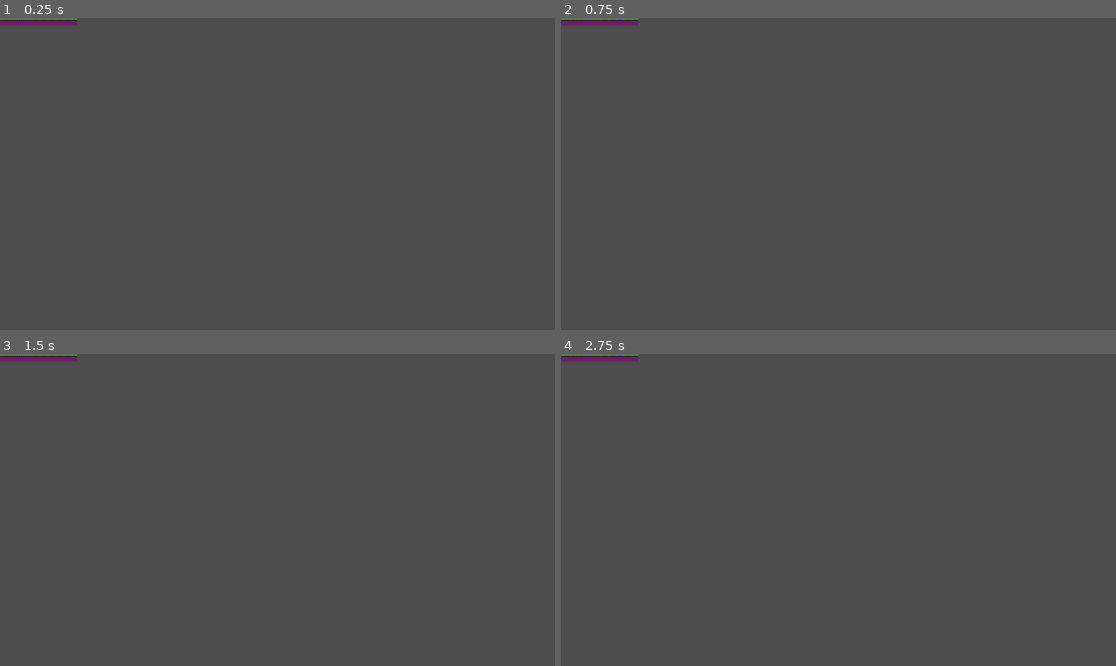
Above: before the commit, frames 1-4 (two rows, left to right).
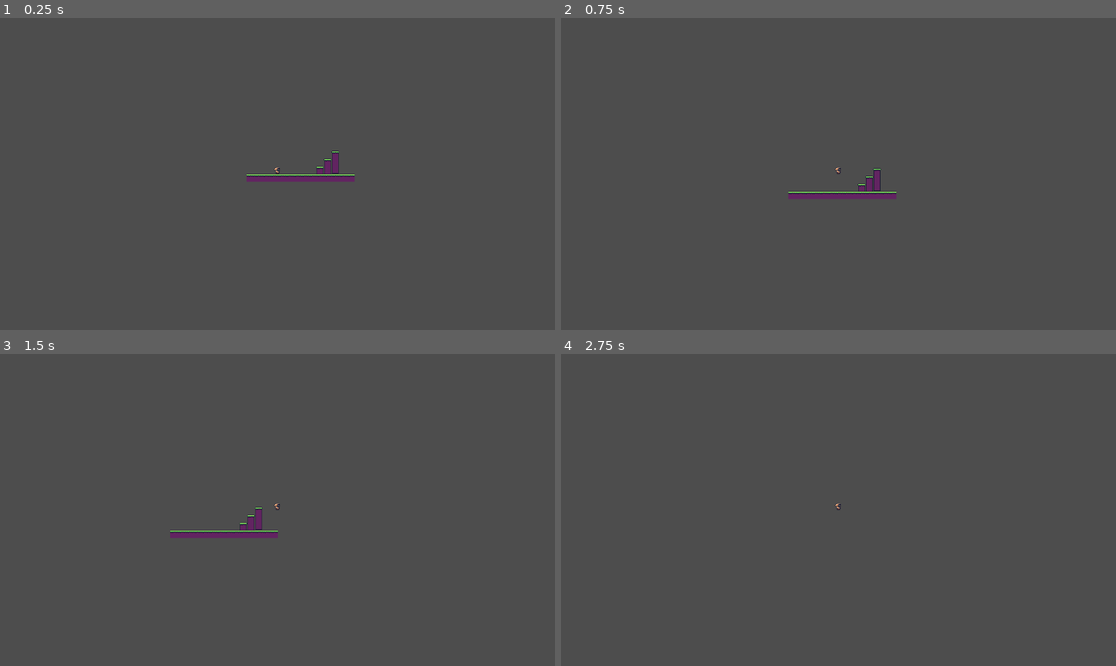
Above: after the commit, the same moments.

Repository: Yasser-ElF/TP_1
Game: Godot game, scene res://Assests/scenes/areas/areas_1.tscn
Same seed, same stepped clock (60 frames per second), same inputs: the game is played once before the commit and once after it. Before the commit the project has no main scene; this scene is started directly in both runs.
Inputs:
- Up to frame 1 (0.25 s): no input
- Up to frame 2 (0.75 s): tap Enter (ui_accept) at 0.5, 0.6 s; hold Right (ui_right) from 0.53 s (still down)
- Up to frame 3 (1.5 s): keep holding Right (ui_right); tap Enter (ui_accept) at 0.77, 1.07, 1.35 s
- Up to frame 4 (2.75 s): tap Enter (ui_accept) at 1.52, 1.82, 2.1 s; release Right (ui_right) at 2.03 s; hold Left (ui_left) from 2.03 s (still down)

The runs differ from the first frame. In frame 1, 1.0% of the frame differs, in the area x 0-64%, y 0-53%; in frame 2, 1.0%; in frame 3, 1.0%; in frame 4, 0.3%.

Commit message:
animation

Diff:
--- a/platformer_tp1/Assests/scenes/areas/areas_1.tscn
+++ b/platformer_tp1/Assests/scenes/areas/areas_1.tscn
@@ -1,6 +1,7 @@
-[gd_scene load_steps=4 format=4 uid="uid://bw7ub8k7lmyd7"]
+[gd_scene load_steps=5 format=4 uid="uid://bw7ub8k7lmyd7"]
 
 [ext_resource type="Texture2D" uid="uid://xykblysn5a2l" path="res://Assests/sprites/tiles_1.png" id="1_da7ka"]
+[ext_resource type="PackedScene" uid="uid://bbsurxxwbgpcq" path="res://Assests/scenes/character_body_2d.tscn" id="2_s7uhu"]
 
 [sub_resource type="TileSetAtlasSource" id="TileSetAtlasSource_0yndd"]
 texture = ExtResource("1_da7ka")
@@ -75,3 +76,5 @@
 use_parent_material = true
 tile_map_data = PackedByteArray("AAD8/wAAAAABAAAAAAD9/wAAAAABAAAAAAD+/wAAAAABAAAAAAD//wAAAAABAAAAAAAAAAAAAAABAAAAAAABAA …(240 unchanged characters)…
 tile_set = SubResource("TileSet_fv805")
+
+[node name="jouer" parent="." instance=ExtResource("2_s7uhu")]
--- a/platformer_tp1/Assests/scenes/character_body_2d.tscn
+++ b/platformer_tp1/Assests/scenes/character_body_2d.tscn
@@ -1,10 +1,14 @@
-[gd_scene load_steps=3 format=3 uid="uid://bbsurxxwbgpcq"]
+[gd_scene load_steps=4 format=3 uid="uid://bbsurxxwbgpcq"]
 
+[ext_resource type="Script" uid="uid://gwjgw1ntm6lu" path="res://Assests/script/joueure_controller.gd" id="1_0pcpn"]
 [ext_resource type="Texture2D" uid="uid://iw8183tanyi5" path="res://Assests/sprites/player.png" id="1_i3roa"]
 
 [sub_resource type="CapsuleShape2D" id="CapsuleShape2D_0pcpn"]
+radius = 4.0
+height = 14.0
 
-[node name="CharacterBody2D" type="CharacterBody2D"]
+[node name="jouer" type="CharacterBody2D"]
+script = ExtResource("1_0pcpn")
 
 [node name="Camera2D" type="Camera2D" parent="."]
 
@@ -14,9 +18,11 @@
 root_node = NodePath("../..")
 
 [node name="Sprite2D" type="Sprite2D" parent="perso"]
+position = Vector2(0, -8)
 texture = ExtResource("1_i3roa")
 region_enabled = true
 region_rect = Rect2(0, 0, 16, 16)
 
 [node name="CollisionShape2D" type="CollisionShape2D" parent="."]
+position = Vector2(0, -7)
 shape = SubResource("CapsuleShape2D_0pcpn")
--- /dev/null
+++ b/platformer_tp1/Assests/script/joueure_controller.gd
@@ -0,0 +1,25 @@
+extends CharacterBody2D
+
+
+const SPEED = 200.0
+const JUMP_VELOCITY = -260.0
+
+
+func _physics_process(delta: float) -> void:
+	# Add the gravity.
+	if not is_on_floor():
+		velocity += get_gravity() * delta
+
+	# Handle jump.
+	if Input.is_action_just_pressed("ui_accept") and is_on_floor():
+		velocity.y = JUMP_VELOCITY
+
+	# Get the input direction and handle the movement/deceleration.
+	# As good practice, you should replace UI actions with custom gameplay actions.
+	var direction := Input.get_axis("ui_left", "ui_right")
+	if direction:
+		velocity.x = direction * SPEED
+	else:
+		velocity.x = move_toward(velocity.x, 0, SPEED)
+
+	move_and_slide()
--- a/platformer_tp1/project.godot
+++ b/platformer_tp1/project.godot
@@ -11,6 +11,7 @@
 [application]
 
 config/name="Nouveau projet de jeu"
+run/main_scene="uid://bw7ub8k7lmyd7"
 config/features=PackedStringArray("4.4", "Forward Plus")
 config/icon="res://icon.svg"
 
Not shown, added: platformer_tp1/Assests/script/joueure_controller.gd.uid
